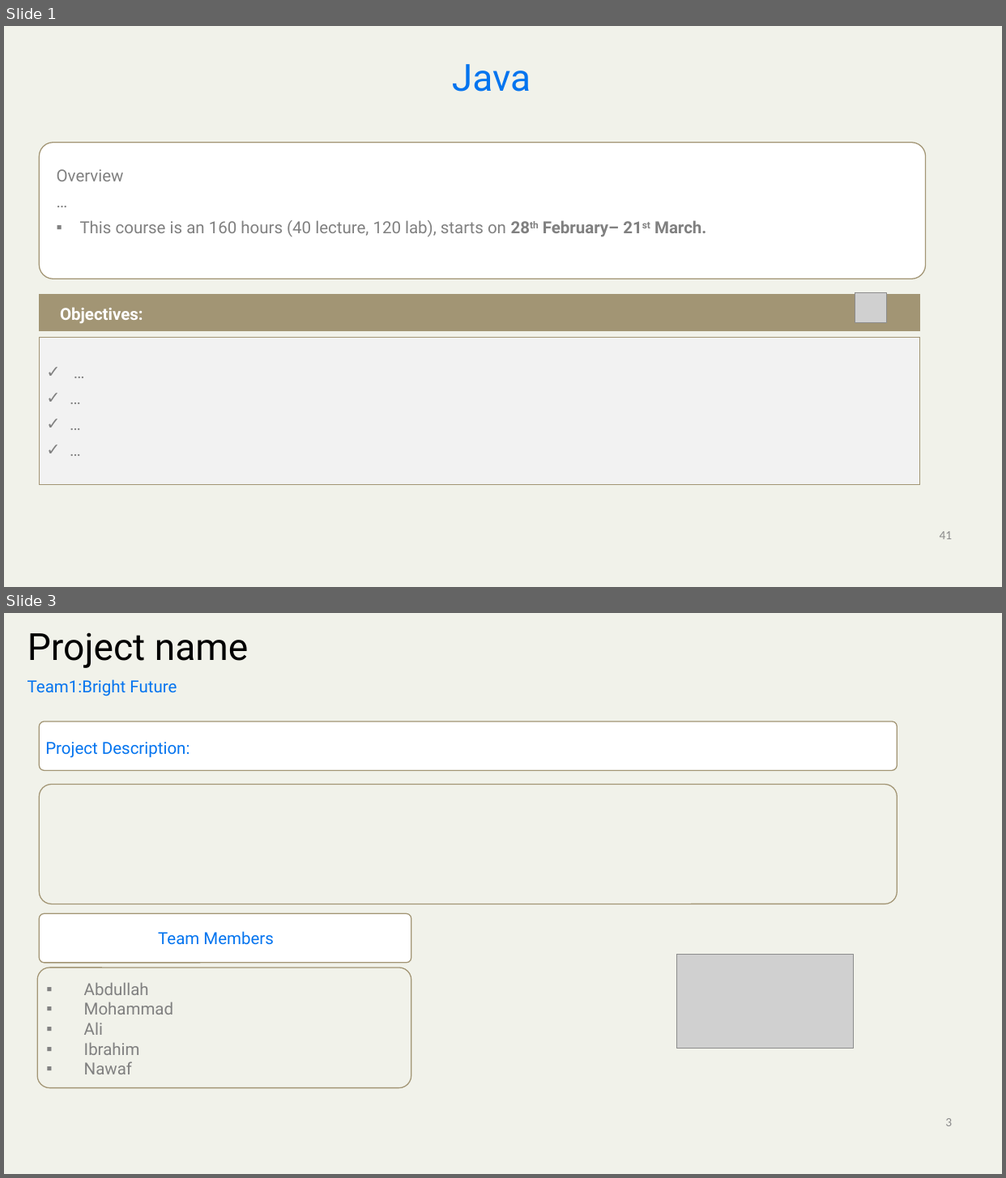
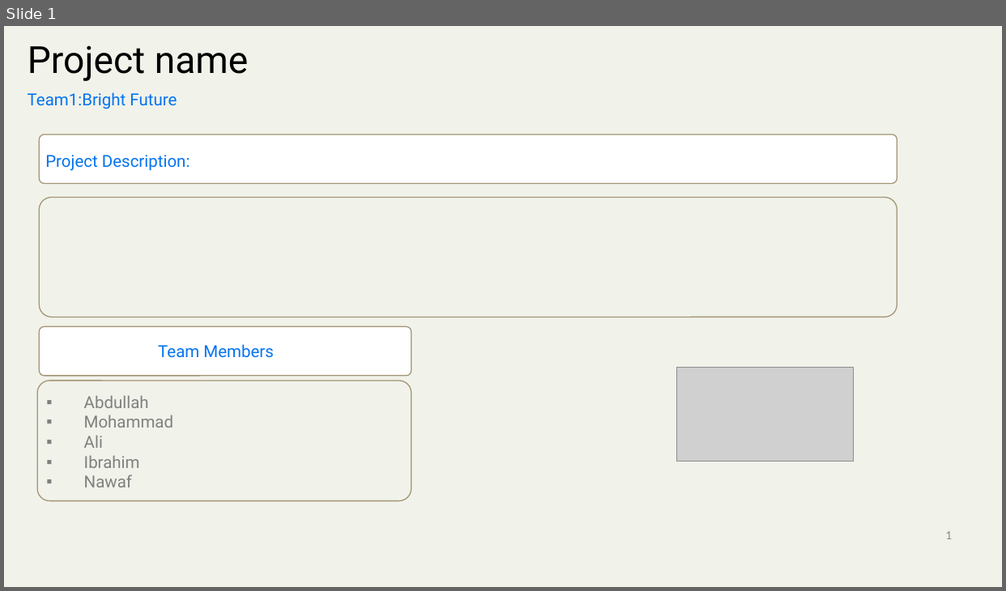
Before and after one commit to mickknutson/SITE_BOOTCAMP_QA, a slide deck: DOCUMENTS/SITE Report template.pptx. Shown one above the other, each under a label of ours: slides 1 and 3 before the commit, slide 1 after it; the slides between them are not shown. The pictures are 1006x1178 and 1006x591 pixels, drawn with LibreOffice and Linux fonts; fonts in the diff are those of the drawing; grey boxes stand for pictures; background and template pictures are left out. Boxes give left, top, right and bottom in pixels: in the first picture for what was removed or moved away, otherwise in the second. Text is boxed around its words. In the diff, an @@ line names an element or a change of style, - is before the commit and + after.

```diff
--- a/DOCUMENTS/SITE Report template.pptx
+++ b/DOCUMENTS/SITE Report template.pptx
@@ slide 1 removed at bbox=[4, 26, 1002, 587], background #F1F2EA @@
@@ title removed at bbox=[452, 64, 530, 92] @@
-Java
@@ rounded rectangle removed at bbox=[39, 143, 926, 279] @@
@@ text removed at bbox=[57, 169, 706, 237] @@
-Overview
-…
-▪ This course is an 160 hours (40 lecture, 120 lab), starts on 28th February– 21st March.
@@ rounded rectangle removed at bbox=[39, 295, 920, 331] @@
@@ text removed at bbox=[60, 307, 143, 324] @@
-Objectives:
@@ picture removed at bbox=[855, 293, 887, 323] @@
@@ rectangle removed at bbox=[39, 337, 920, 485] @@
-✓ …
-✓ …
-✓ …
-✓ …
@@ text removed at bbox=[940, 531, 953, 540] @@
-41
@@ what was slide 3 is now slide 1 @@
@@ page number at bbox=[945, 531, 952, 540]: text changed @@
-3
+1
```
Also in this commit, not shown: 2 slides added, 2 other slides removed, 4 other files.
